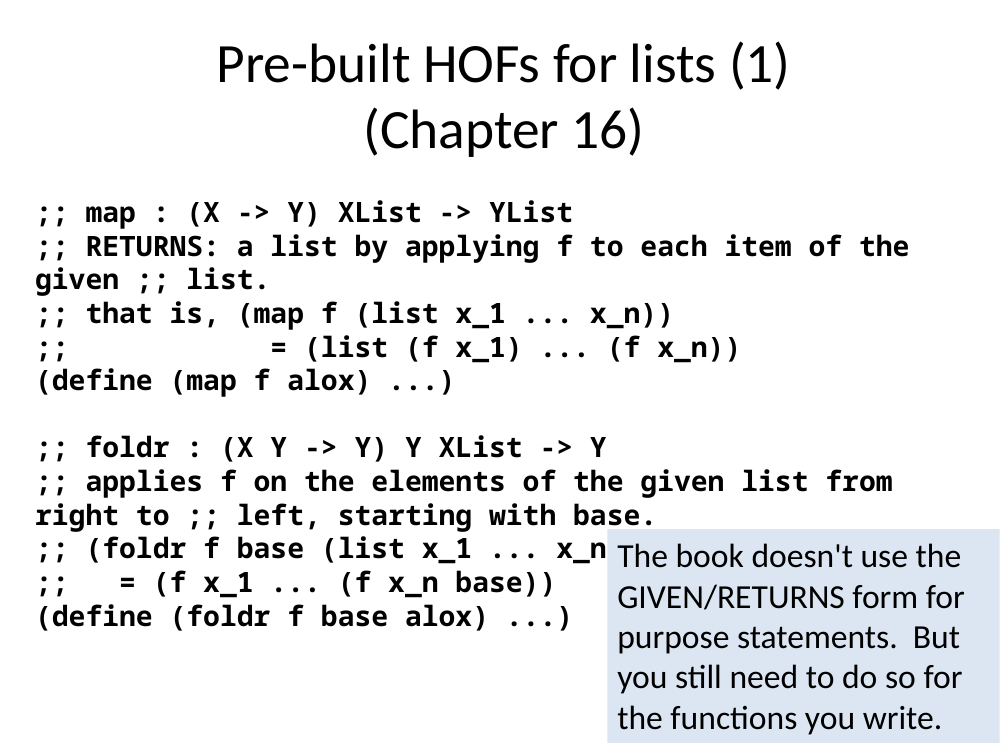
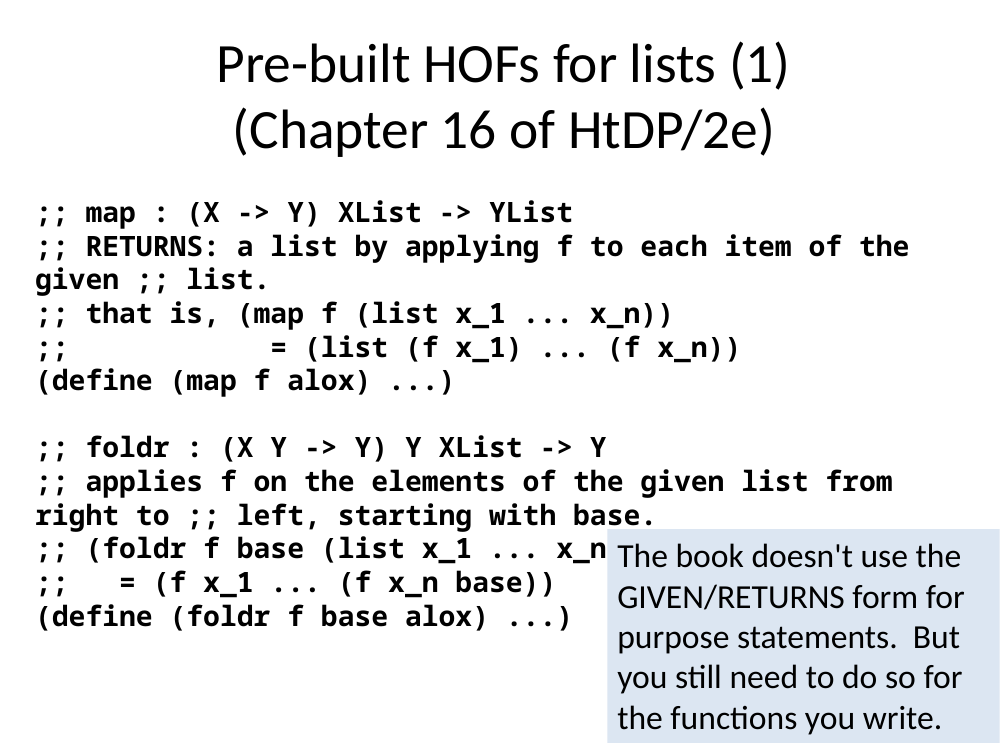
Before and after one commit to mwand/cs5010f17, a slide deck: slide 5 of Slides/Lesson 6.5 Rewriting Your Function Using Map and Foldr.pptx. Drawn at 1008x756 pixels with LibreOffice and Linux fonts; fonts in the diff are those of the drawing. Boxes give left, top, right and bottom in pixels: in the first picture for what was removed or moved away, otherwise in the second. Text is boxed around its words. In the diff, an @@ line names an element or a change of style, - is before the commit and + after.

```diff
--- a/Slides/Lesson 6.5 Rewriting Your Function Using Map and Foldr.pptx
+++ b/Slides/Lesson 6.5 Rewriting Your Function Using Map and Foldr.pptx
@@ title at [217, 41, 791, 157]: text changed @@
-Pre-built HOFs for lists (1)
-(Chapter 16)
+Pre-built HOFs for lists (1)
+(Chapter 16 of HtDP/2e)
```
Also in this commit, not shown: 5 other slides changed, 3 other files.
